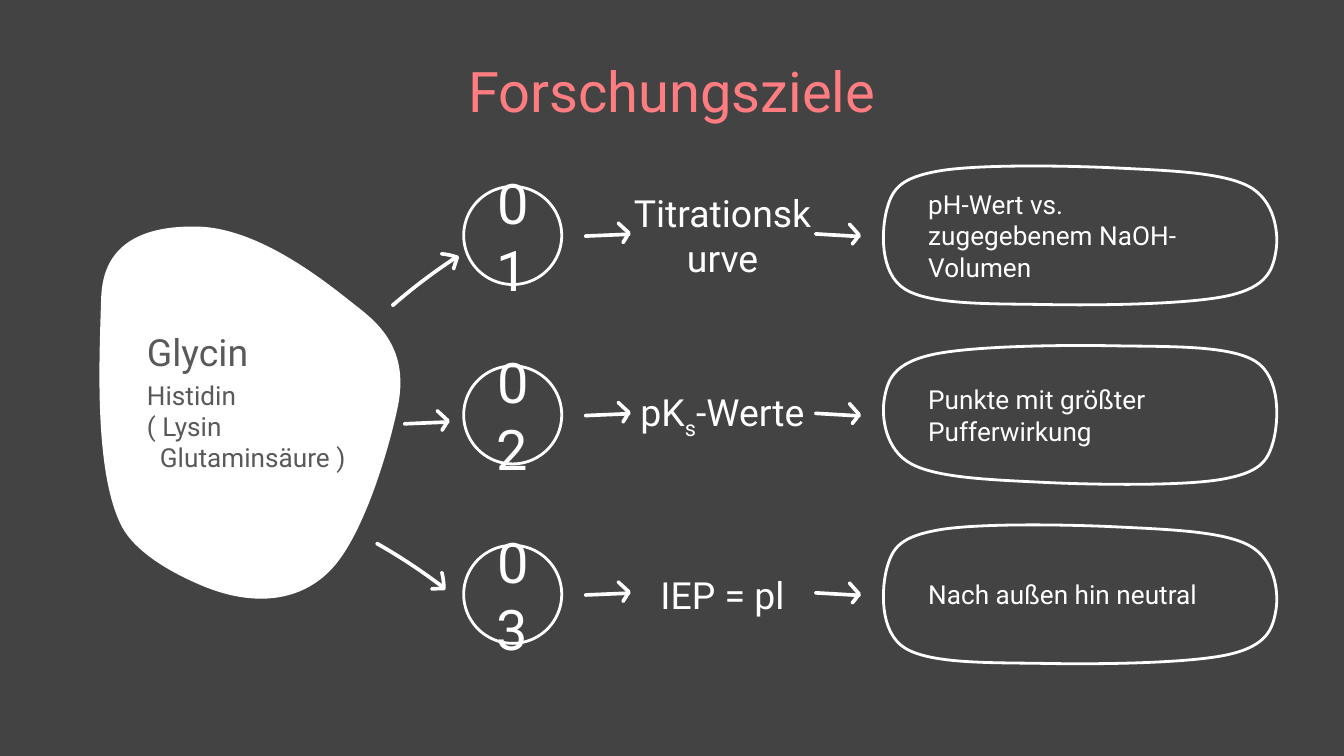
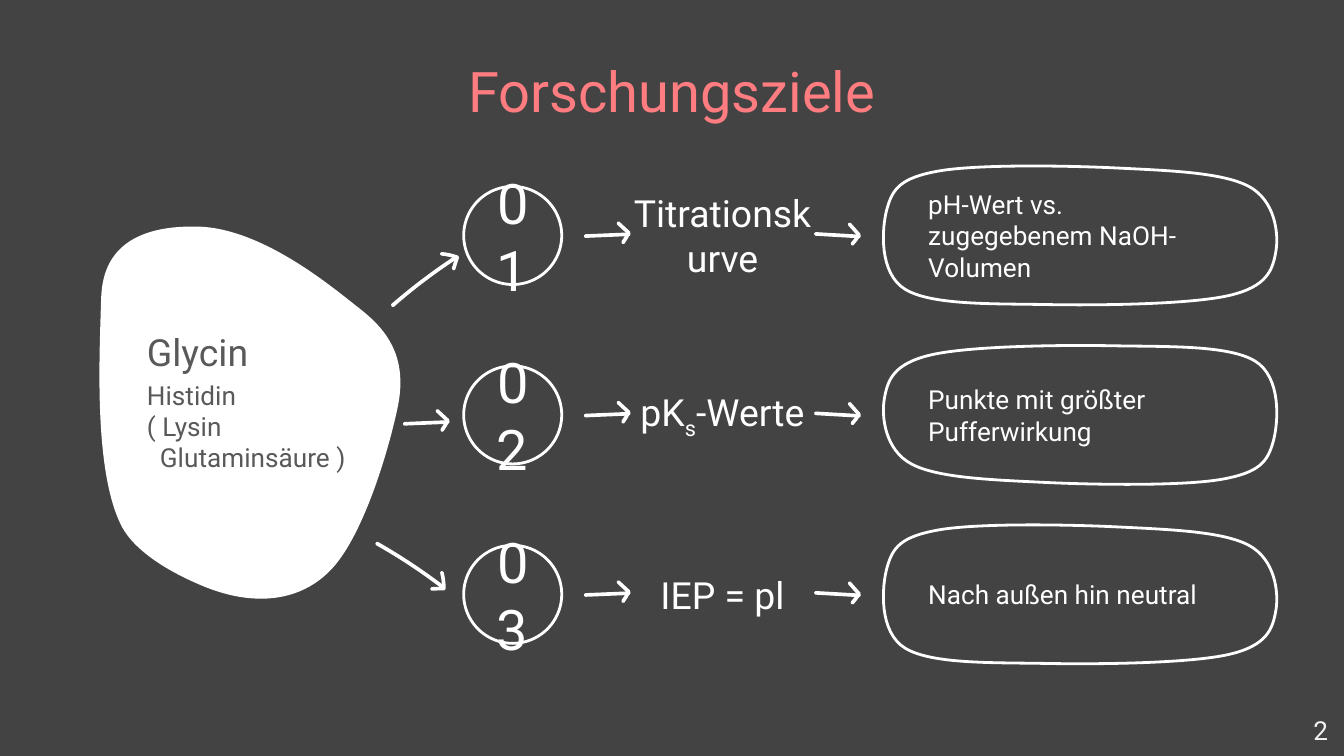
Before and after one commit to TimerErTim/bioinf.bio, a slide deck: slide 2 of sem-3_titration/presentation/BCH3_WS2025_GlycinTitration_Results.pptx. Drawn at 1344x756 pixels with LibreOffice and Linux fonts; fonts in the diff are those of the drawing. Boxes give left, top, right and bottom in pixels: in the first picture for what was removed or moved away, otherwise in the second. Text is boxed around its words. In the diff, an @@ line names an element or a change of style, - is before the commit and + after.

```diff
--- a/sem-3_titration/presentation/BCH3_WS2025_GlycinTitration_Results.pptx
+++ b/sem-3_titration/presentation/BCH3_WS2025_GlycinTitration_Results.pptx
@@ page number added at bbox=[1313, 721, 1328, 740], 14 pt, text #F2F2F2 @@
+2
```
Also in this commit, not shown: 10 other slides changed.
